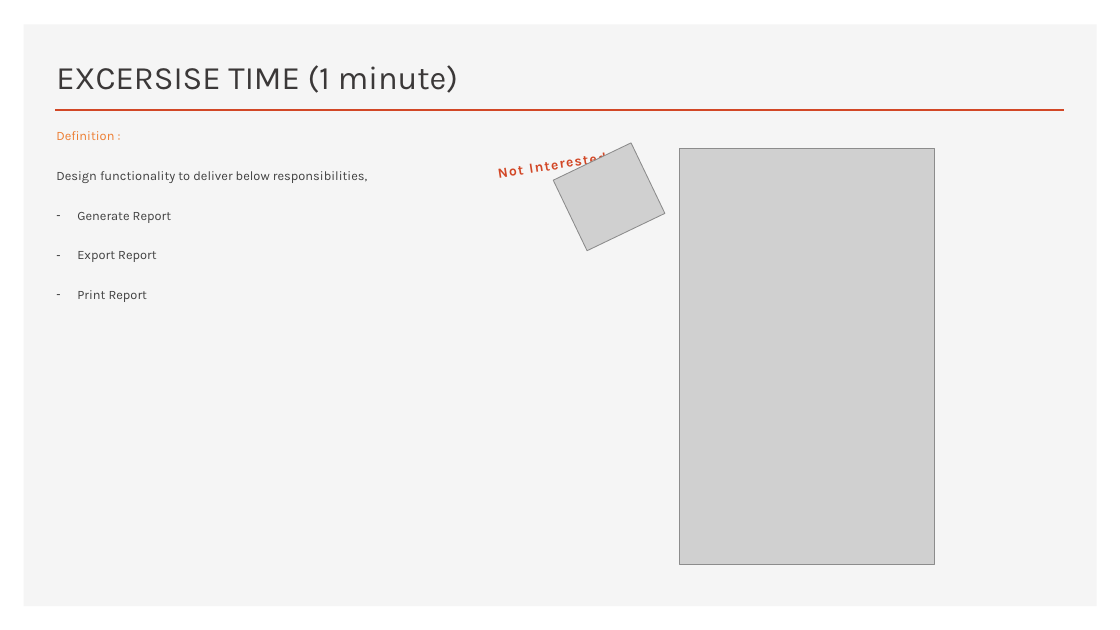
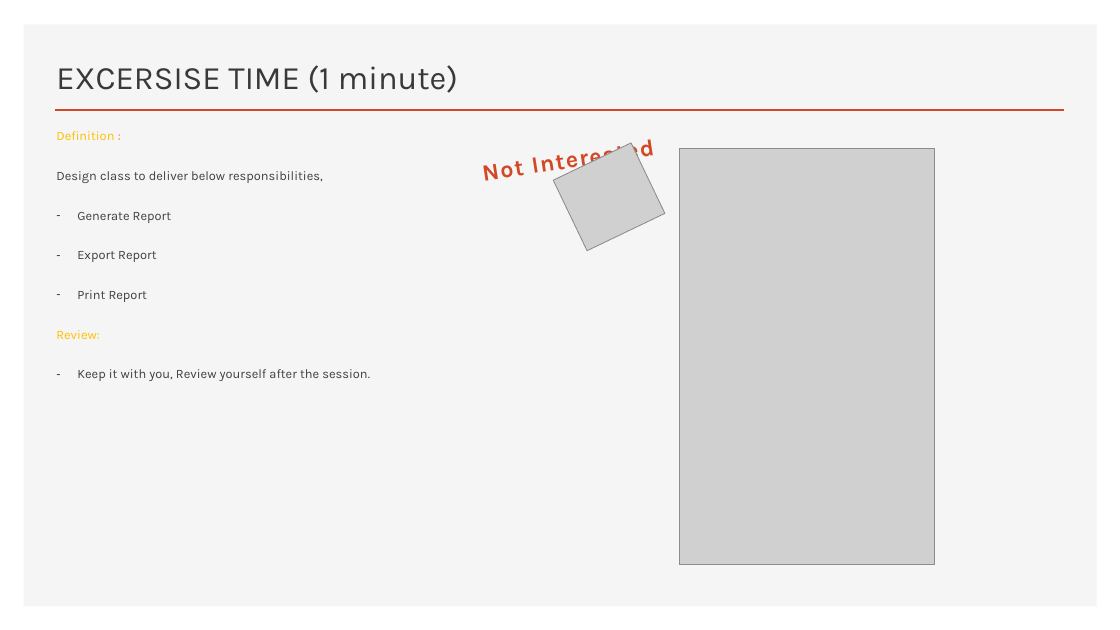
Before and after one commit to jatinrdave/SOLIDPRINCIPLESDEMO, a slide deck: slide 6 of SOLID PRINCIPLES_NEW.pptx (slide 5 before the commit). Drawn at 1120x630 pixels with LibreOffice and Linux fonts; fonts in the diff are those of the drawing; grey boxes stand for pictures. Boxes give left, top, right and bottom in pixels: in the first picture for what was removed or moved away, otherwise in the second. Text is boxed around its words. In the diff, an @@ line names an element or a change of style, - is before the commit and + after.

```diff
--- a/SOLID PRINCIPLES_NEW.pptx
+++ b/SOLID PRINCIPLES_NEW.pptx
@@ text at bbox=[56, 131, 114, 140]: text colour #ED7D31 to #FFC000 in "Definition" @@
@@ text "Not Interested": place and size @@
-text "Not Interested" at bbox=[499, 166, 524, 178]
+text "Not Interested" at bbox=[457, 125, 680, 198]
@@ text "Not Interested" at bbox=[457, 125, 680, 198]: size 12 to 20 pt @@
@@ text at bbox=[56, 171, 322, 183]: text changed @@
-Design functionality to deliver below responsibilities,
+Design class to deliver below responsibilities,
@@ text at bbox=[56, 330, 370, 381]: paragraphs added @@
+Review:
+– Keep it with you, Review yourself after the session.
```
Also in this commit, not shown: 4 other slides changed, 1 slide added, 3 other files.
